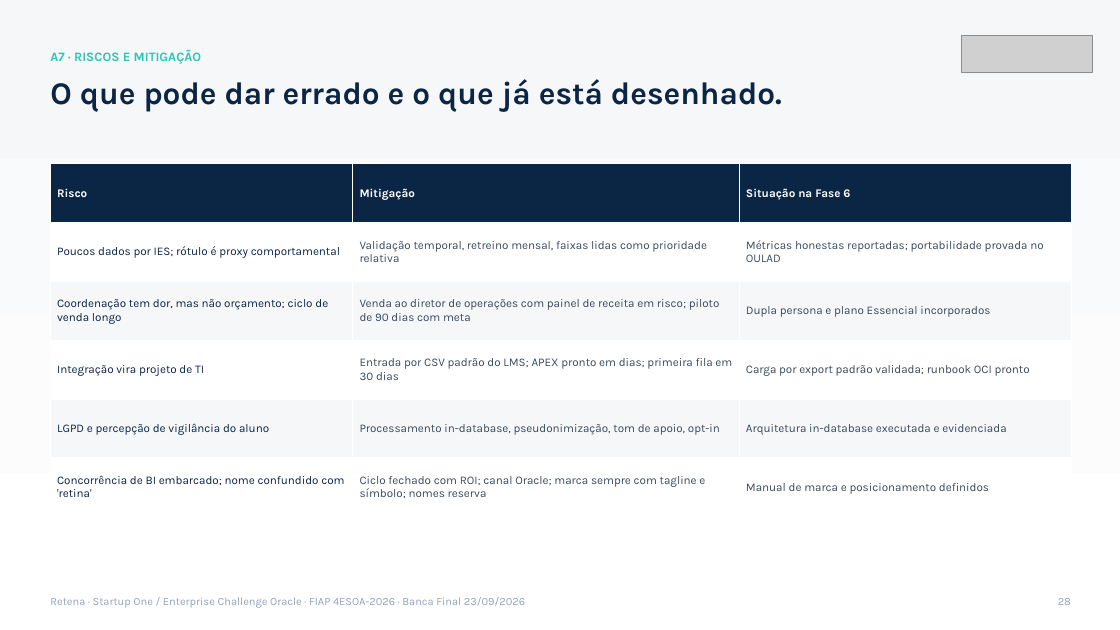
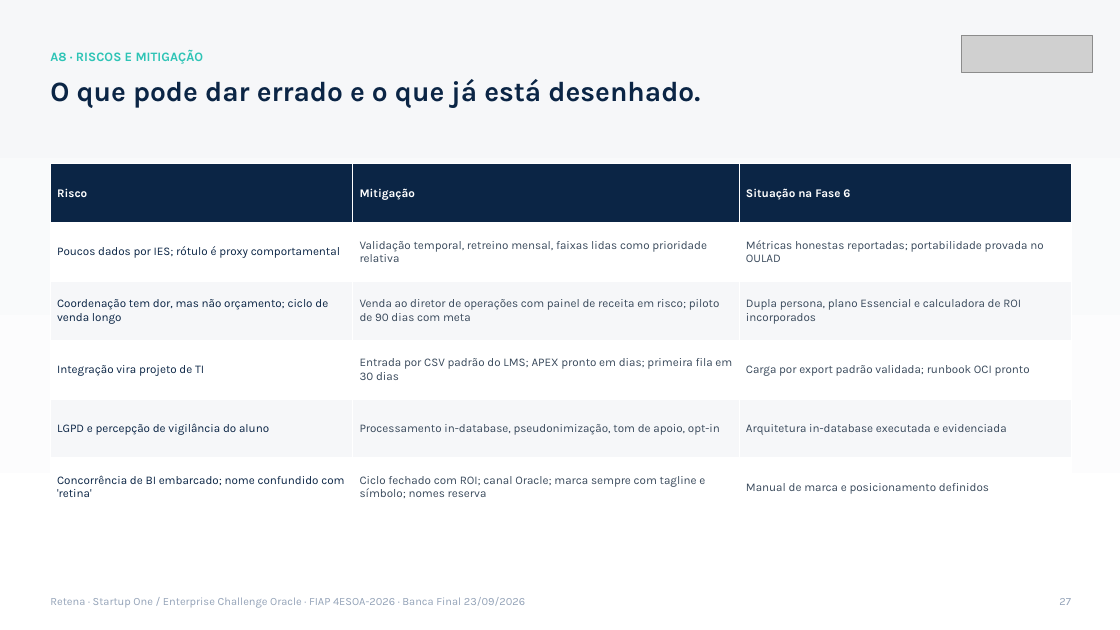
Before and after one commit to LucasHenklain/retena, a slide deck: slide 27 of 09_Kit_Banca_Final/Retena_Banca_Final.pptx (slide 28 before the commit). Drawn at 1120x630 pixels with LibreOffice and Linux fonts; fonts in the diff are those of the drawing; grey boxes stand for pictures. Boxes give left, top, right and bottom in pixels: in the first picture for what was removed or moved away, otherwise in the second. Text is boxed around its words. In the diff, an @@ line names an element or a change of style, - is before the commit and + after.

```diff
--- a/09_Kit_Banca_Final/Retena_Banca_Final.pptx
+++ b/09_Kit_Banca_Final/Retena_Banca_Final.pptx
@@ text at [50,50,204,64]: text changed @@
-A7 · RISCOS E MITIGAÇÃO
+A8 · RISCOS E MITIGAÇÃO
@@ text "O que pode dar errado ..." at [50,79,700,107]: size 27 to 24 pt @@
@@ table at [50,164,1071,517] @@
-row 3, column 3: Dupla persona e plano Essencial incorporados
+row 3, column 3: Dupla persona, plano Essencial e calculadora de ROI incorporados
@@ text at [1059,598,1071,605]: text changed @@
-28
+27
```
Also in this commit, not shown: 26 other slides changed, 7 slides added, 2 slides removed, 19 other files.
